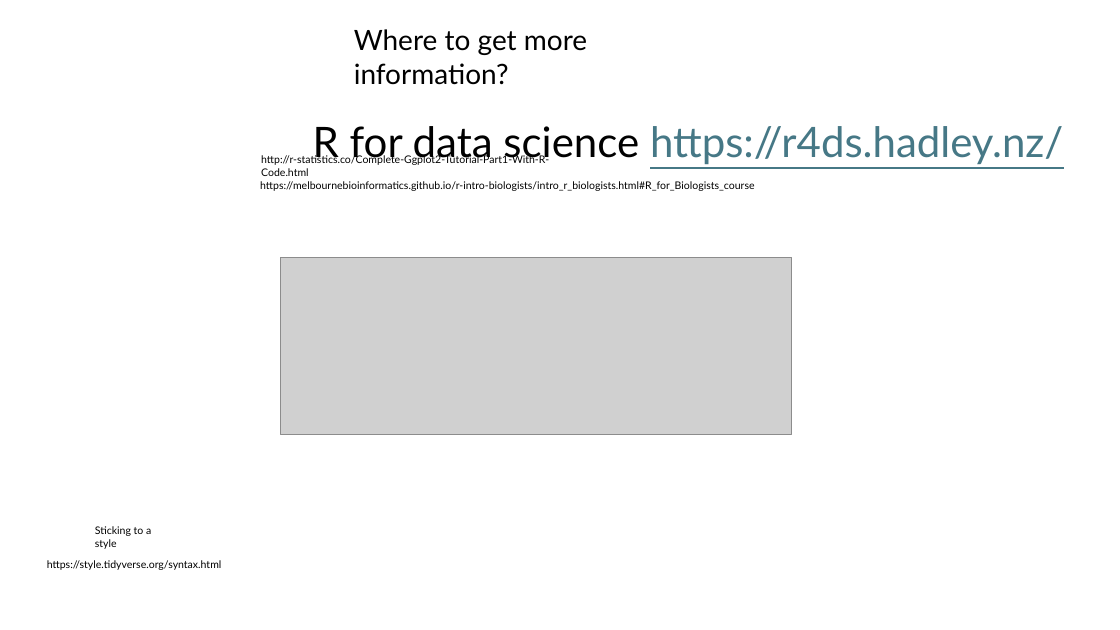
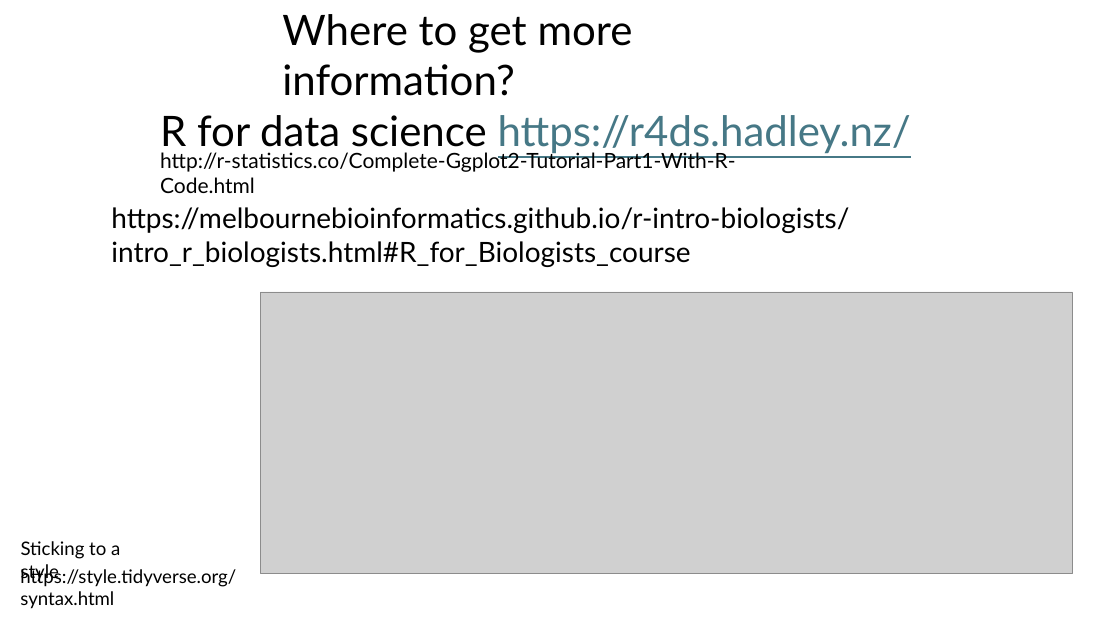
Before and after one commit to jraab/GNET749_RNAseq, a slide deck: slide 16 of lectures/2024_GNET749_Lecture1.pptx (slide 15 before the commit). Drawn at 1120x630 pixels with LibreOffice and Linux fonts; fonts in the diff are those of the drawing; grey boxes stand for pictures. Boxes give left, top, right and bottom in pixels: in the first picture for what was removed or moved away, otherwise in the second. Text is boxed around its words. In the diff, an @@ line names an element or a change of style, - is before the commit and + after.

```diff
--- a/lectures/2024_GNET749_Lecture1.pptx
+++ b/lectures/2024_GNET749_Lecture1.pptx
@@ text "Where to get more information?": place and size @@
-text "Where to get more information?" at bbox=[354, 29, 587, 85]
+text "Where to get more information?" at bbox=[282, 14, 633, 96]
@@ text "Where to get more information?" at bbox=[282, 14, 633, 96]: size 24 to 36 pt @@
@@ text "R for data science https://r4ds.hadley.nz/": place and size @@
-text "R for data science https://r4ds.hadley.nz/" at bbox=[313, 126, 1063, 165]
+text "R for data science https://r4ds.hadley.nz/" at bbox=[160, 115, 911, 154]
@@ text "http://r-statistics.co/Complete-Ggplot2-Tutorial-Part1-With- ...": place and size @@
-text "http://r-statistics.co/Complete-Ggplot2-Tutorial-Part1-With- ..." at bbox=[261, 155, 549, 176]
+text "http://r-statistics.co/Complete-Ggplot2-Tutorial-Part1-With- ..." at bbox=[160, 150, 735, 193]
@@ text "http://r-statistics.co/Complete-Ggplot2-Tutorial-Part1-With- ..." at bbox=[160, 150, 735, 193]: size 9 to 18 pt @@
@@ text "https://melbournebioinformatics.github.io/r-intro-biologists ...": place and size @@
-text "https://melbournebioinformatics.github.io/r-intro-biologists ..." at bbox=[260, 181, 754, 191]
+text "https://melbournebioinformatics.github.io/r-intro-biologists ..." at bbox=[111, 207, 849, 267]
@@ text "https://melbournebioinformatics.github.io/r-intro-biologists ..." at bbox=[111, 207, 849, 267]: size 9 to 24 pt @@
@@ picture: place and size @@
-picture at bbox=[280, 257, 791, 434]
+picture at bbox=[260, 292, 1072, 574]
@@ text "https://style.tidyverse.org/syntax.html": place and size @@
-text "https://style.tidyverse.org/syntax.html" at bbox=[47, 560, 222, 570]
+text "https://style.tidyverse.org/syntax.html" at bbox=[20, 569, 236, 609]
@@ text "https://style.tidyverse.org/syntax.html" at bbox=[20, 569, 236, 609]: size 9 to 16 pt @@
@@ text "Sticking to a style" at bbox=[21, 541, 120, 582]: size 9 to 16 pt @@
@@ text "Sticking to a style": place and size @@
-text "Sticking to a style" at bbox=[95, 526, 151, 549]
+text "Sticking to a style" at bbox=[21, 541, 120, 582]
```
Also in this commit, not shown: 7 other slides changed, 1 slide added, 1 slide removed, 15 other files.
